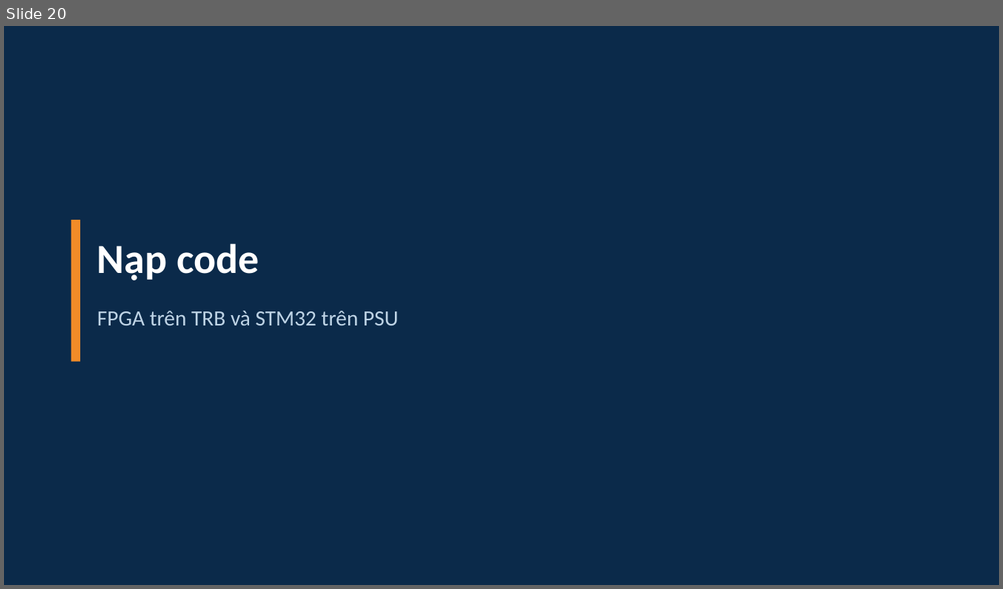
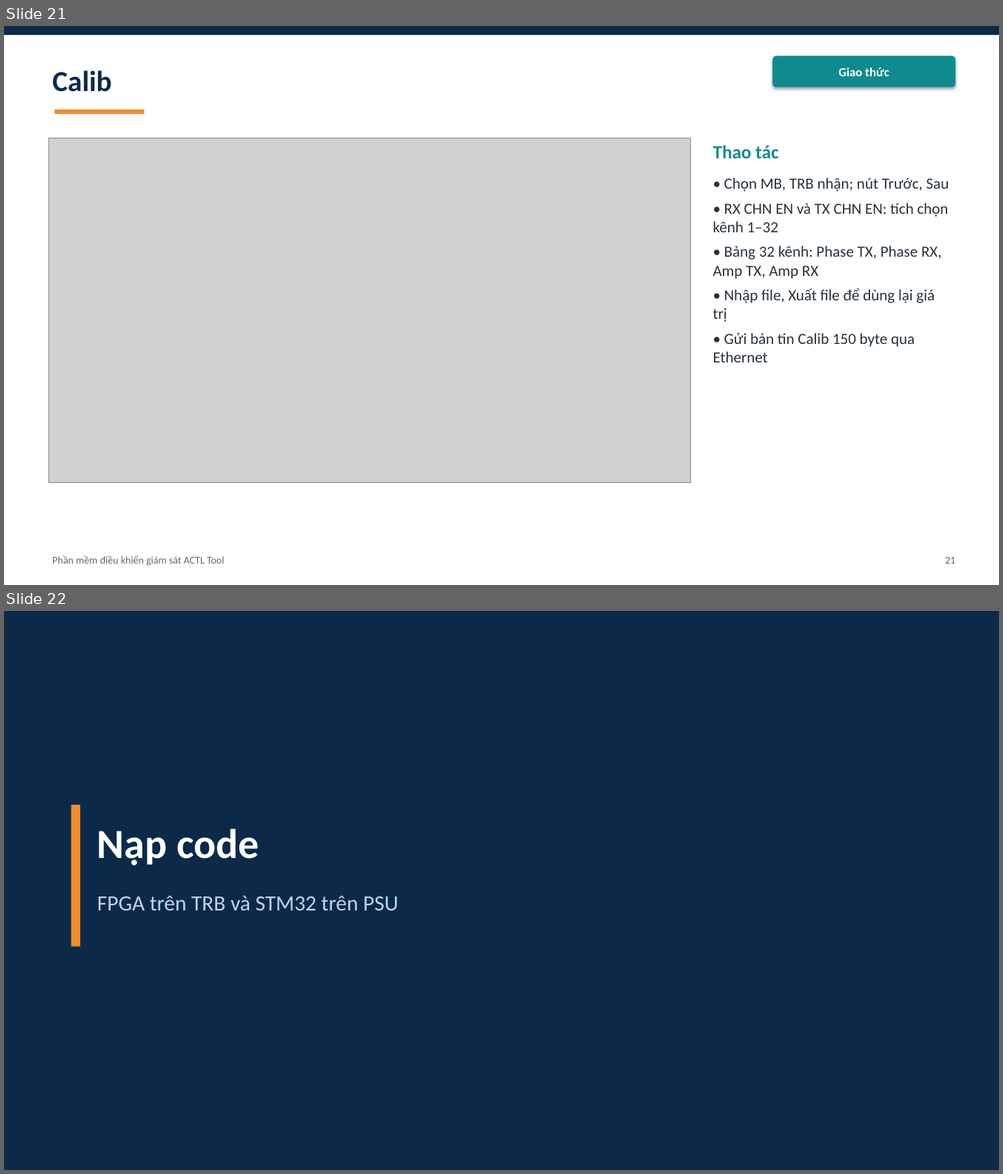
Before and after one commit to yuhneyugnnnn221103/ACTL-Tool, a slide deck: docs/ACTL_Tool_tong_quan_v1.pptx. Shown one above the other, each under a label of ours: slide 20 before the commit, slides 21 and 22 after it. The pictures are 1003x589 and 1003x1174 pixels, drawn with LibreOffice and Linux fonts; fonts in the diff are those of the drawing; grey boxes stand for pictures. Boxes give left, top, right and bottom in pixels: in the first picture for what was removed or moved away, otherwise in the second. Text is boxed around its words. In the diff, an @@ line names an element or a change of style, - is before the commit and + after.

```diff
--- a/docs/ACTL_Tool_tong_quan_v1.pptx
+++ b/docs/ACTL_Tool_tong_quan_v1.pptx
@@ slide 21 added at bbox=[4, 26, 999, 585], background #FFFFFF @@
@@ rectangle added at bbox=[4, 26, 999, 35], fill #0B2A4A @@
@@ rounded rectangle added at bbox=[772, 56, 956, 87], fill #0F8B8D, 12 pt, text #FFFFFF, bold @@
+Giao thức
@@ text added at bbox=[52, 70, 111, 92], 28 pt, text #0B2A4A, bold @@
+Calib
@@ rectangle added at bbox=[55, 110, 145, 114], fill #F28C28 @@
@@ picture added at bbox=[48, 138, 691, 483] @@
@@ text added at bbox=[713, 145, 778, 158], 18 pt, text #0F8B8D, bold @@
+Thao tác
@@ text added at bbox=[713, 178, 949, 363], 15 pt, text #26323D @@
+• Chọn MB, TRB nhận; nút Trước, Sau
+• RX CHN EN và TX CHN EN: tích chọn kênh 1–32
+• Bảng 32 kênh: Phase TX, Phase RX, Amp TX, Amp RX
+• Nhập file, Xuất file để dùng lại giá trị
+• Gửi bản tin Calib 150 byte qua Ethernet
@@ text added at bbox=[52, 556, 224, 566], 10 pt, text #5B6B7A @@
+Phần mềm điều khiển giám sát ACTL Tool
@@ text added at bbox=[945, 557, 955, 564], 10 pt, text #5B6B7A @@
+21
@@ what was slide 20 is now slide 22 @@
```
Also in this commit, not shown: 6 slides changed, 4 other slides added.
